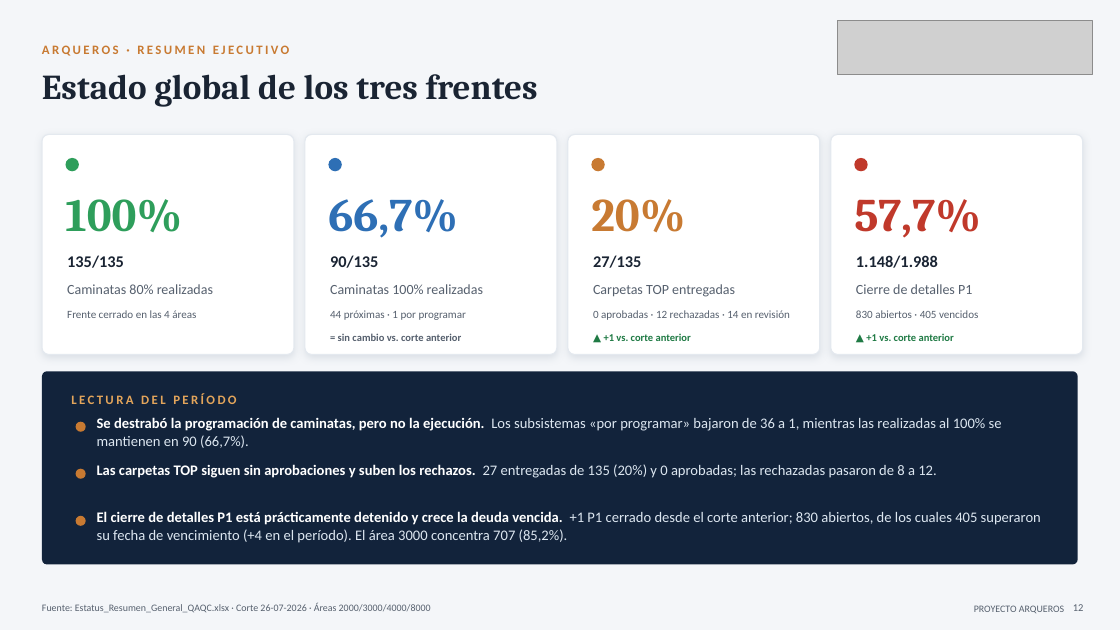
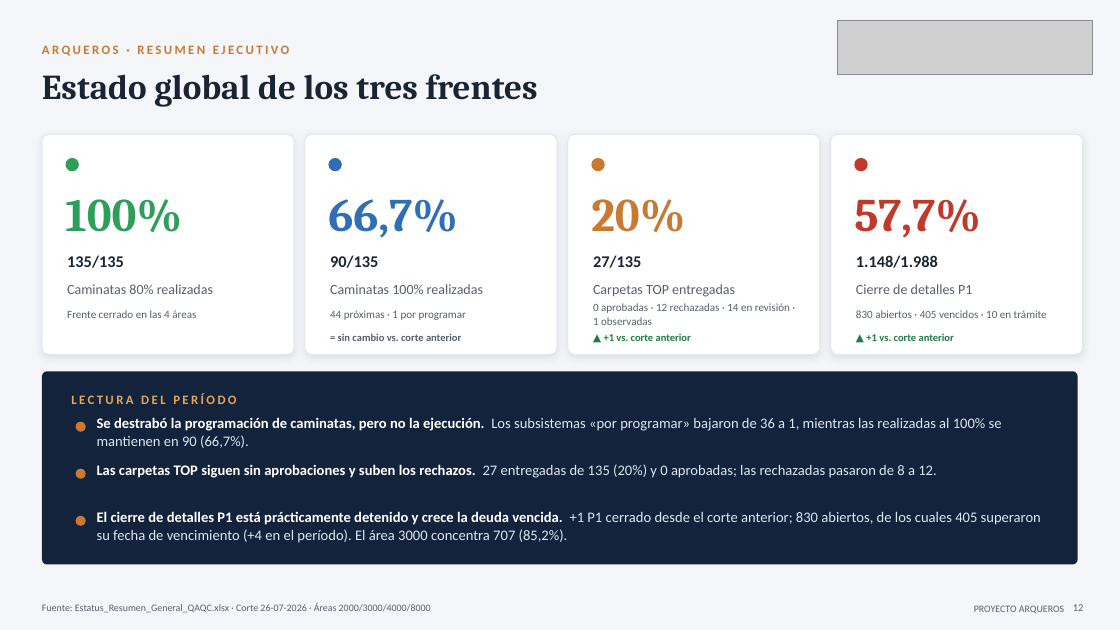
Before and after one commit to tdkvalex/Dashboard-HSEQ, a slide deck: slide 12 of panel_control_TOP_P1/Panel_Control_TOP_P1.pptx. Drawn at 1120x630 pixels with LibreOffice and Linux fonts; fonts in the diff are those of the drawing; grey boxes stand for pictures. Boxes give left, top, right and bottom in pixels: in the first picture for what was removed or moved away, otherwise in the second. Text is boxed around its words. In the diff, an @@ line names an element or a change of style, - is before the commit and + after.

```diff
--- a/panel_control_TOP_P1/Panel_Control_TOP_P1.pptx
+++ b/panel_control_TOP_P1/Panel_Control_TOP_P1.pptx
@@ text at (x1=593, y1=303, x2=790, y2=325): text changed @@
-0 aprobadas · 12 rechazadas · 14 en revisión
+0 aprobadas · 12 rechazadas · 14 en revisión · 1 observadas
@@ text at (x1=856, y1=310, x2=1047, y2=318): text changed @@
-830 abiertos · 405 vencidos
+830 abiertos · 405 vencidos · 10 en trámite
```
Also in this commit, not shown: 1 other slide changed, 5 other files.
